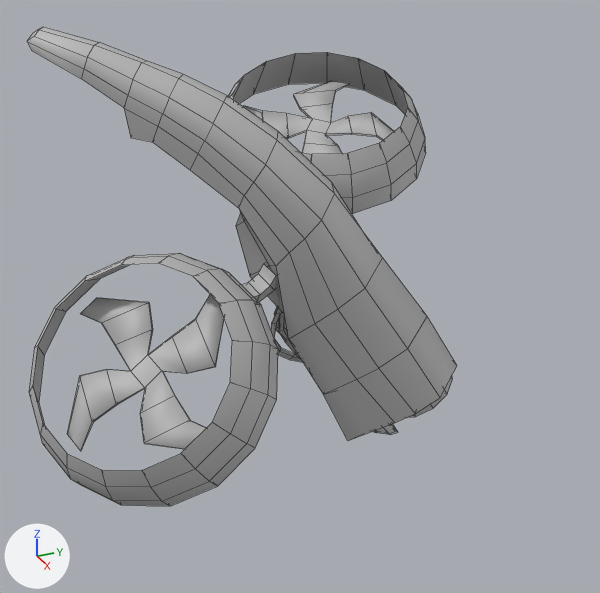
An edit to the FBX model Assets/Drones/PA_SciFiCombatants/_Imported3D/Characters/PA_Drone.fbx, drawn before and after from the same camera.
One viewpoint serves both versions: a camera (50 mm lens) standing at (0.00944, -0.00522, 0.00457) and looking at (-0.00038, -0.0008, -0.00034). The lights are fixed; the arrows at lower left show +X, +Y and +Z. Both versions are drawn at frame 179 of the action 'Take 001'; the numbers are the values there. Mesh edges are drawn as thin lines.

Before the edit, the objects in view are built like this:
```python
me_mesh = bpy.data.meshes.new('Mesh')
me_mesh.from_pydata(...)  # 362 vertices, 350 faces; spans x -0.067..0.067, y -0.115..0.115, z -0.467..0.309
me_mesh.materials.append(mat_pa_dronemat)  # grey #bcbcbc
me_mesh_001 = bpy.data.meshes.new('Mesh.001')
me_mesh_001.from_pydata(...)  # 82 vertices, 82 faces; spans x -0.342..0.03, y -0.011..0.111, z -0.156..0.16
me_mesh_001.materials.append(mat_pa_dronemat)  # grey #bcbcbc
me_mesh_003 = bpy.data.meshes.new('Mesh.003')
me_mesh_003.from_pydata(...)  # 82 vertices, 82 faces; spans x -0.03..0.342, y -0.011..0.111, z -0.156..0.16
me_mesh_003.materials.append(mat_pa_dronemat)  # grey #bcbcbc
me_mesh_004 = bpy.data.meshes.new('Mesh.004')
me_mesh_004.from_pydata(...)  # 48 vertices, 50 faces; spans x 0.106..0.351, y 0.039..0.048, z -0.106..0.14
me_mesh_004.materials.append(mat_pa_dronemat)  # grey #bcbcbc
ob_pa_drone = bpy.data.objects.new('PA_Drone', me_mesh)
ob_pa_drone.parent = ob_pa_dronectrl
ob_pa_drone.location = (0.0, -0.00047, 0.0777)
ob_pa_drone.rotation_euler = (0.754, 2.57, -0.341)  # degrees (43, 147, -20)
ob_pa_dronebladeright = bpy.data.objects.new('PA_DroneBladeRight', me_mesh_004)
ob_pa_dronebladeright.parent = ob_pa_dronewingright
ob_pa_dronebladeright.location = (-0.0448, 0.0229, -0.0152)
ob_pa_dronewingleft = bpy.data.objects.new('PA_DroneWingLeft', me_mesh_001)
ob_pa_dronewingleft.parent = ob_pa_drone
ob_pa_dronewingleft.location = (-0.0448, -0.0224, -0.0625)
ob_pa_dronewingleft.rotation_euler = (-0.813, 0.0, 0.909)  # degrees (-47, 0, 52)
ob_pa_dronewingright = bpy.data.objects.new('PA_DroneWingRight', me_mesh_003)
ob_pa_dronewingright.parent = ob_pa_drone
ob_pa_dronewingright.location = (0.0448, -0.0224, -0.0625)
ob_pa_dronewingright.rotation_euler = (-0.845, 0.0, 0.173)  # degrees (-48, 0, 10)
# also in view: 'PA_DroneBladeLeft' at (0.00055, -0.00328, -0.0005)
```
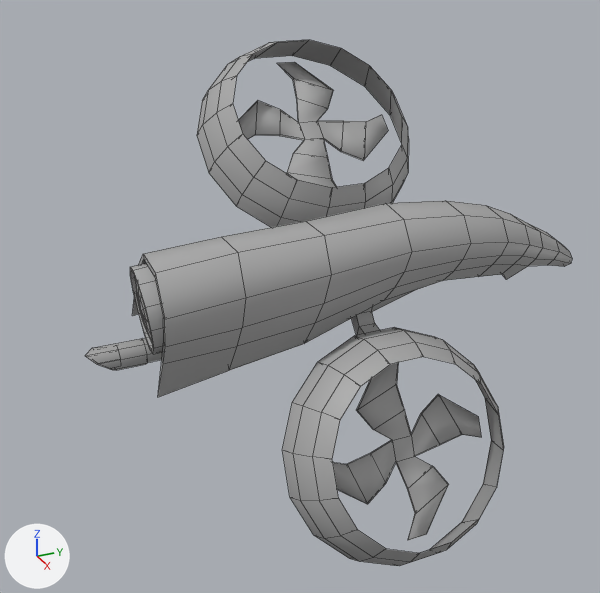
What the commit changed:
Object 'PA_Drone' (ob_pa_drone) turns from (43, 147, -20) to (0, 0, -31) degrees about x, y and z.
Object 'PA_DroneWingRight' (ob_pa_dronewingright) turns from (-48, 0, 10) to (0, 0, -36) degrees about x, y and z.
Object 'PA_DroneWingLeft' (ob_pa_dronewingleft) turns from (-47, 0, 52) to (0, 0, -12) degrees about x, y and z.

Changed parts and their boxes (x1, y1, x2, y2) in the pictures (600 x 593 px):
'PA_Drone', turned: before (27, 27, 457, 441); after (85, 201, 572, 397)
'PA_DroneWingLeft', turned: before (29, 253, 278, 506); after (197, 40, 409, 227)
'PA_DroneWingRight', turned: before (228, 52, 426, 214); after (282, 308, 504, 566)
'PA_DroneBladeLeft', turned: before (67, 295, 224, 451); after (238, 62, 388, 188)
'PA_DroneBladeRight', turned: before (243, 80, 394, 154); after (333, 363, 481, 540)
